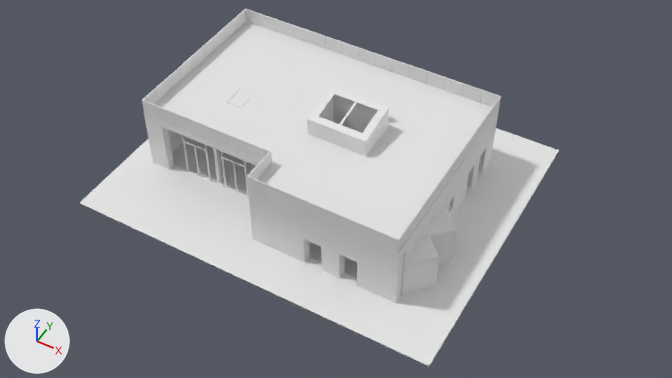
An edit to the Blender file blender_files/interni.blend, drawn before and after from the same camera.
Camera for both pictures: the file's camera 'Camera'. Every picture has the same lights, and +X, +Y and +Z are marked at lower left. Materials are left out; every surface is plain grey.

Names of what the first picture shows: 'Plane', 'mura', 'pannello', 'pannello.001', 'pannello.002', 'pannello.004', 'pannello.005', 'pavimento', 'ringhiera', 'tetto'.
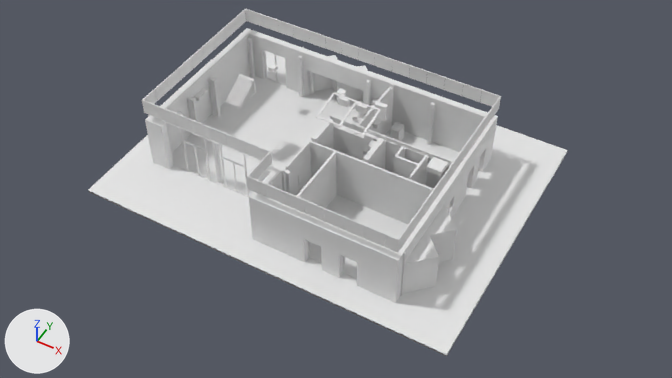
Boxes (x1, y1, x2, y2) around the edits, measured in the pictures (672 x 378 px):
'pavimento', reshaped: before (80, 128, 559, 368); after (88, 51, 568, 356)
'tetto', hidden: before (144, 21, 499, 261)
'pannello_solare_termico_tubi', added: after (226, 76, 253, 106)
'vmc', shown: after (426, 157, 448, 176)
'Cube', added: after (226, 77, 253, 107)
'Plane', deleted: before (226, 87, 256, 108)
'cassetta', shown: after (268, 63, 278, 73)
'pannello_solare_termico', added: after (227, 81, 256, 108)
'cassetta.001', shown: after (336, 88, 347, 97)
'Cube.001', added: after (239, 74, 254, 82)
'mura', unchanged, uncovered by the edit: before (145, 117, 498, 303); after (145, 28, 498, 303)

The change in detail:
me_cube_002 is used by ob_pavimento; parent ob_costruzione; location (0.209, 0.418, 0.025); scale (24.8, 20.0, 0.3).
me_cube_002 had 8 vertices, 6 faces and spanned x -0.5..0.5, y -0.5..0.5, z -0.417..0.417.
me_cube_002 now has 440 vertices, 401 faces and spans x -0.511..0.521, y -0.442..0.515, z -0.417..0.417.
me_cube_002 part 1: 8 vertices removed from x -0.5..0.5, y -0.5..0.5, z -0.417..0.417; 440 vertices added at x -0.511..0.521, y -0.442..0.515, z -0.417..0.417.
Mesh me_cylinder_002 is new.
It has 1280 vertices, 660 faces and spans x -1.58..0.06, y -0.06..0.06, z -1.74..1.0.
Mesh me_plane_1 is new.
It has 36 vertices, 46 faces and spans x -1.0..0.12, y -1.0..0.8, z -0.03..0.96.
Mesh me_cube_063 is new.
It is a box spanning x -0.558..0.558, y -0.05..0.05, z -0.05..0.05.
Mesh me_cube_062 is new.
It is a box spanning x -0.56..0.56, y -0.01..0.01, z -0.94..0.94.
Object 'tetto' (ob_tetto) is now hidden.
Object 'cassetta' (ob_cassetta) is now shown.
Object 'cassetta.001' (ob_cassetta_001) is now shown.
Object 'vmc' (ob_vmc) is now shown.
Object 'Plane' (ob_plane) is deleted.
Object 'pannello_solare_termico_tubi' (ob_pannello_solare_termico_tubi) is new; it shows me_cylinder_002.
Its parent is ob_pannello_solare_termico.
Its matrix parent inverse is Matrix(((1.0, 0.0, 0.0, 5.495), (0.0, 1.0, 0.0, -0.199), (0.0, 0.0, 1.0, -4.471), (0.0, 0.0, 0.0, 1.0))).
Its location is (-5.431, 0.221, 5.149).
Its rotation in degrees is (-59, -0.1, -0).
Its scale is (0.663, 0.663, 0.663).
Object 'pannello_solare_termico' (ob_pannello_solare_termico) is new; it shows me_plane_1.
Its parent is ob_tetto_complessivo.
Its location is (-5.495, 0.199, 4.471).
Object 'Cube.001' (ob_cube_001) is new; it shows me_cube_063.
Its parent is ob_pannello_solare_termico.
Its matrix parent inverse is Matrix(((1.0, 0.0, 0.0, 5.495), (0.0, 1.0, 0.0, -0.199), (0.0, 0.0, 1.0, -4.471), (0.0, 0.0, 0.0, 1.0))).
Its location is (-5.937, 0.847, 5.511).
Its rotation in degrees is (31, 0, 0).
Its scale is (1.0, 1.2, 1.2).
Object 'Cube' (ob_cube) is new; it shows me_cube_062.
Its parent is ob_pannello_solare_termico.
Its matrix parent inverse is Matrix(((1.0, 0.0, 0.0, 5.495), (0.0, 1.0, 0.0, -0.199), (0.0, 0.0, 1.0, -4.471), (0.0, 0.0, 0.0, 1.0))).
Its location is (-5.937, 0.00723, 4.959).
Its rotation in degrees is (120, 0, 0).
